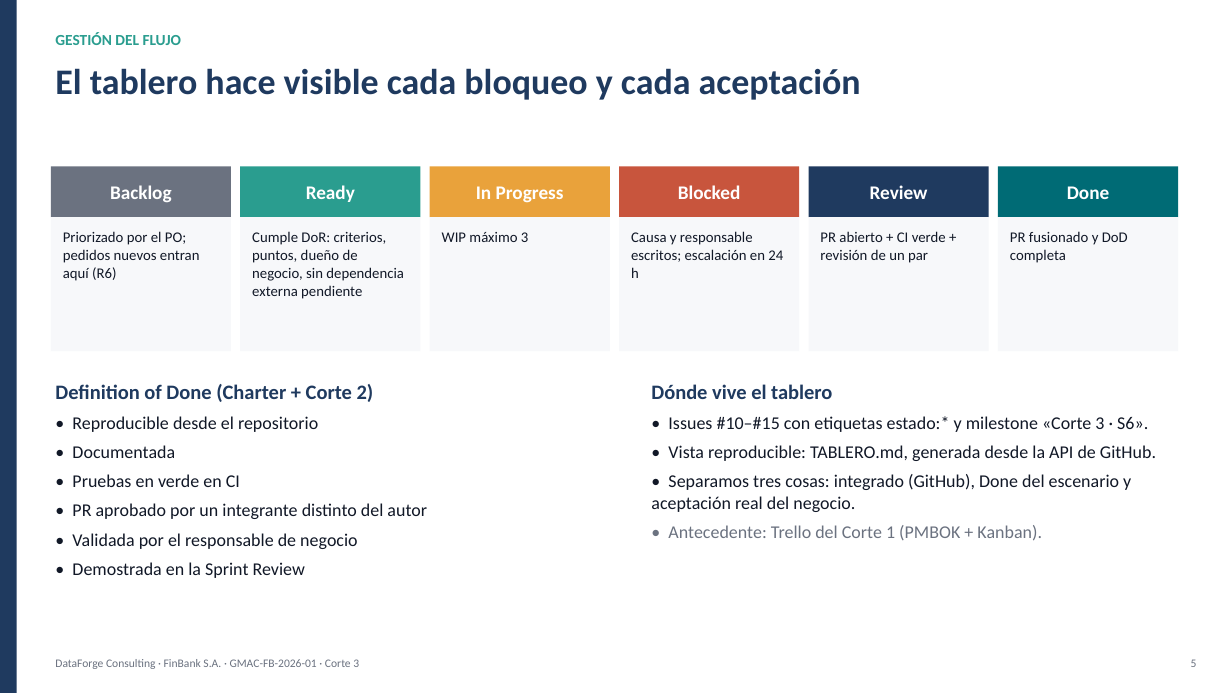
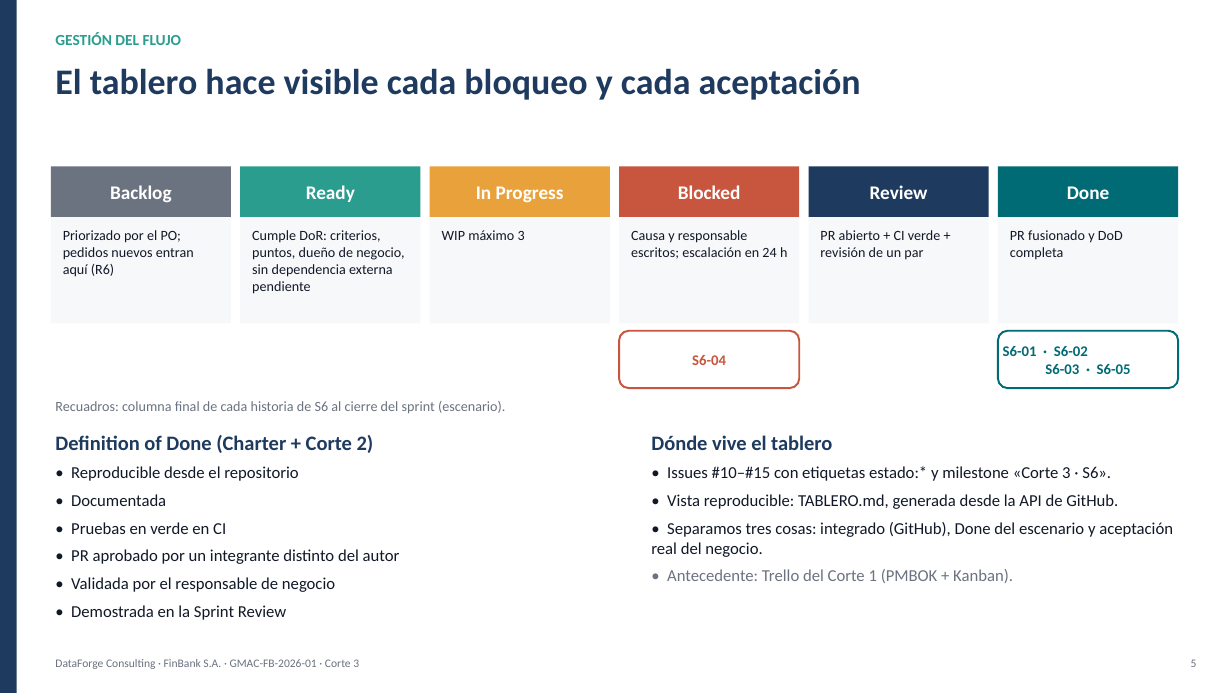
Before and after one commit to OscarSantiagoMerino/DataForge-Consulting, a slide deck: slide 5 of docs/corte3/Presentacion_FinBank_Grupo1.pptx. Drawn at 1232x693 pixels with LibreOffice and Linux fonts; fonts in the diff are those of the drawing. Boxes give left, top, right and bottom in pixels: in the first picture for what was removed or moved away, otherwise in the second. Text is boxed around its words. In the diff, an @@ line names an element or a change of style, - is before the commit and + after.

```diff
--- a/docs/corte3/Presentacion_FinBank_Grupo1.pptx
+++ b/docs/corte3/Presentacion_FinBank_Grupo1.pptx
@@ rectangle: place and size @@
-rectangle at <box>51,217,231,351</box>
+rectangle at <box>51,217,231,323</box>
@@ rectangle: place and size @@
-rectangle at <box>240,217,421,351</box>
+rectangle at <box>240,217,421,323</box>
@@ rectangle: place and size @@
-rectangle at <box>430,217,610,351</box>
+rectangle at <box>430,217,610,323</box>
@@ rectangle: place and size @@
-rectangle at <box>619,217,799,351</box>
+rectangle at <box>619,217,799,323</box>
@@ rectangle: place and size @@
-rectangle at <box>809,217,989,351</box>
+rectangle at <box>809,217,989,323</box>
@@ rectangle: place and size @@
-rectangle at <box>998,217,1178,351</box>
+rectangle at <box>998,217,1178,323</box>
@@ size 11.5 to 11 pt in 6 elements at <box>63,230,194,277</box>, <box>252,230,404,294</box>, <box>442,230,525,240</box>, <box>631,230,787,259</box>, <box>820,230,940,260</box>, <box>1010,230,1123,260</box> @@
@@ rounded rectangle added at <box>619,331,799,388</box>, fill #FFFFFF, outline #C8553D 1.5 pt @@
@@ text added at <box>692,355,726,365</box>, 11.5 pt, text #C8553D, bold @@
+S6-04
@@ rounded rectangle added at <box>998,331,1178,388</box>, fill #FFFFFF, outline #006B75 1.5 pt @@
@@ text added at <box>1003,346,1131,374</box>, 11.5 pt, text #006B75, bold @@
+S6-01 · S6-02
+S6-03 · S6-05
@@ text added at <box>55,401,505,413</box>, 11 pt, text #6B7280 @@
+Recuadros: columna final de cada historia de S6 al cierre del sprint (escenario).
@@ text "Definition of Done (Charter + ...": place and size @@
-text "Definition of Done (Charter + ..." at <box>55,384,427,578</box>
+text "Definition of Done (Charter + ..." at <box>55,435,400,620</box>
@@ text "Dónde vive el tablero": place and size @@
-text "Dónde vive el tablero" at <box>651,384,1156,540</box>
+text "Dónde vive el tablero" at <box>651,435,1173,583</box>
@@ text at <box>71,466,400,620</box>: size 14 to 13 pt in "• Reproducible desde el repositorio", "• Documentada", "• Pruebas en verde en CI", "• PR aprobado por un integrante distinto ..." and 2 more places @@
@@ text at <box>651,466,1173,583</box>: size 14 to 13 pt @@
```
Also in this commit, not shown: 2 other slides changed, 2 slides added, 2 slides removed, 16 other files.
